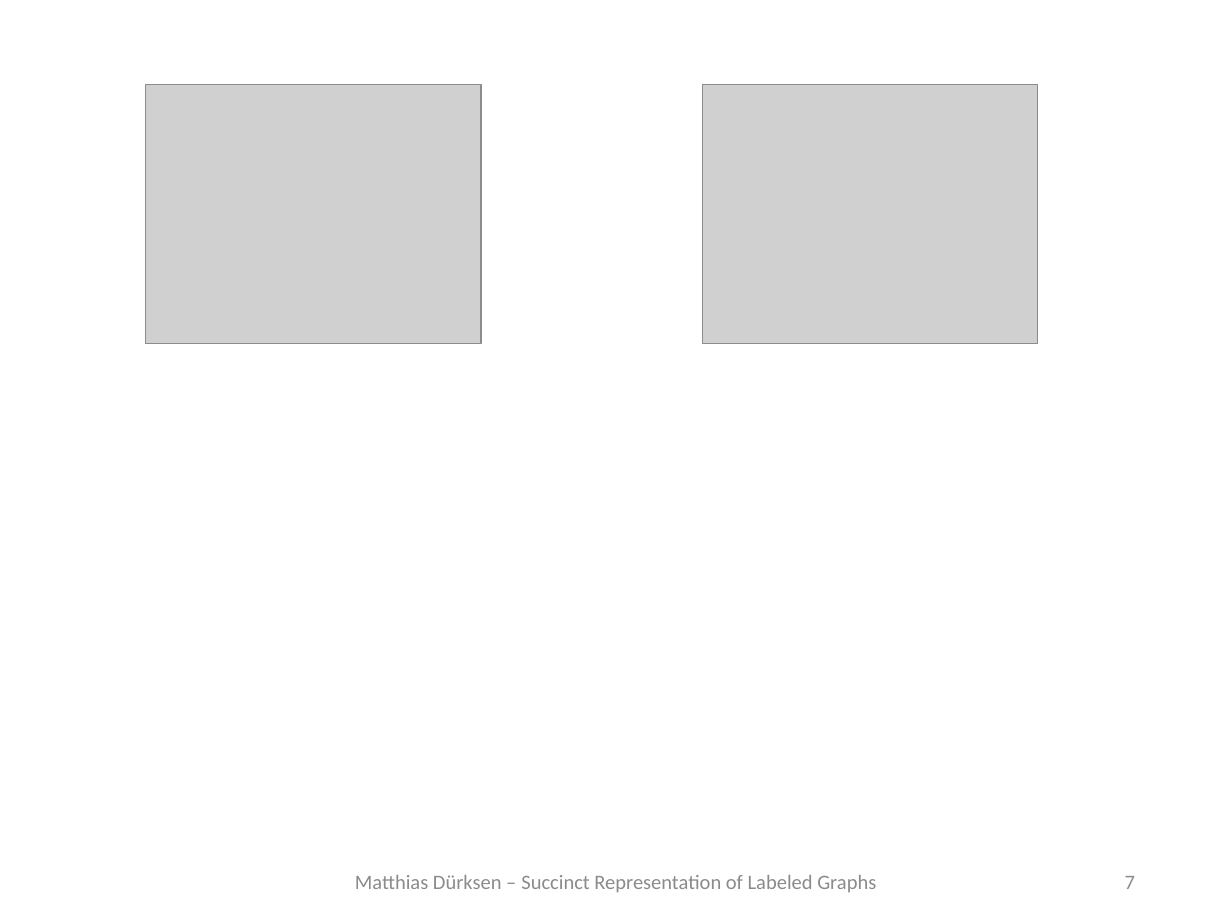
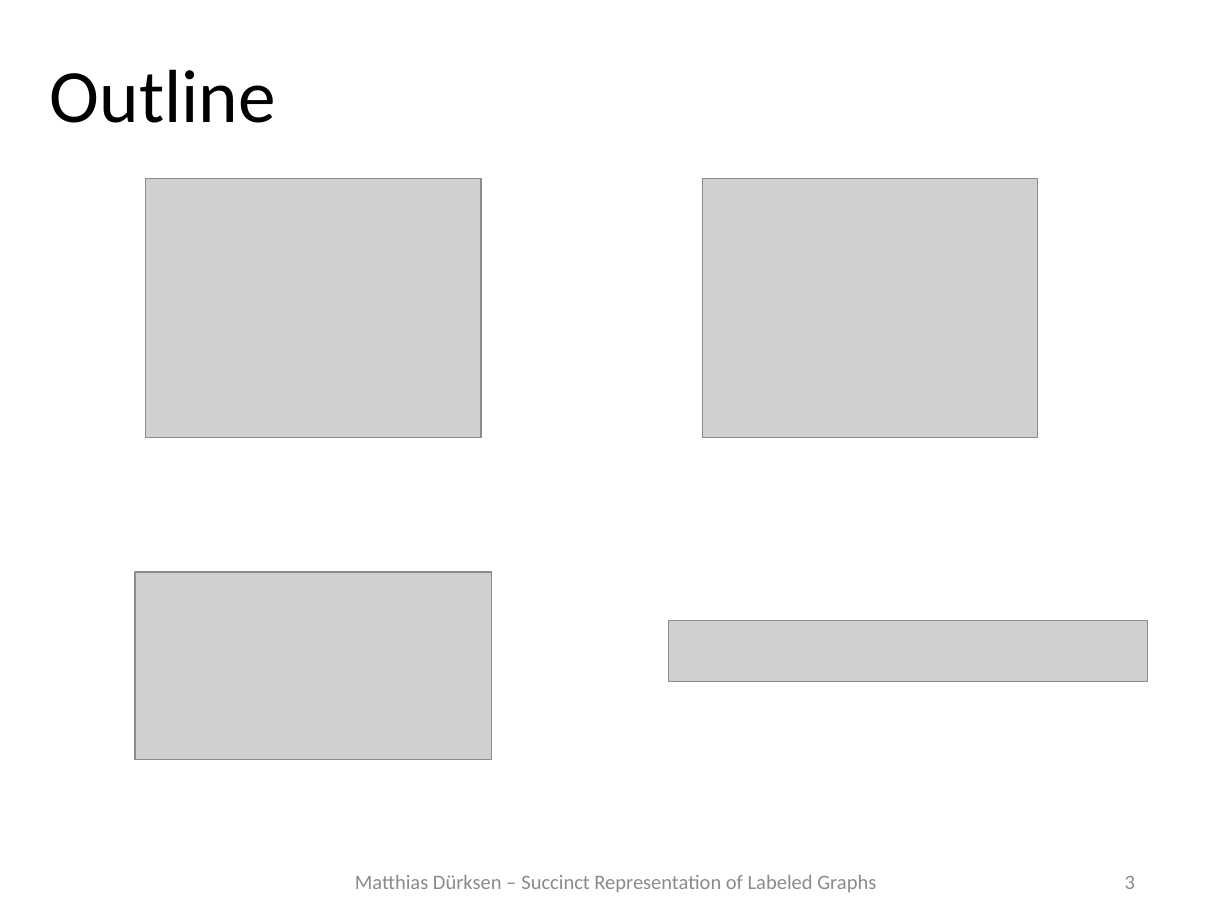
Before and after one commit to MatthiasDuerksen/Seminar_AlgCompressedGraphs, a slide deck: slide 3 of Talk/secondVersion/Talk_Duerksen_v2.pptx (slide 7 before the commit). Drawn at 1232x924 pixels with LibreOffice and Linux fonts; fonts in the diff are those of the drawing; grey boxes stand for pictures. Boxes give left, top, right and bottom in pixels: in the first picture for what was removed or moved away, otherwise in the second. Text is boxed around its words. In the diff, an @@ line names an element or a change of style, - is before the commit and + after.

```diff
--- a/Talk/secondVersion/Talk_Duerksen_v2.pptx
+++ b/Talk/secondVersion/Talk_Duerksen_v2.pptx
@@ title added at bbox=[50, 69, 276, 123], 44 pt, text #000000 @@
+Outline
@@ picture: place and size @@
-picture at bbox=[145, 84, 480, 344]
+picture at bbox=[145, 179, 480, 439]
@@ picture: place and size @@
-picture at bbox=[702, 84, 1037, 344]
+picture at bbox=[702, 179, 1037, 439]
@@ picture added at bbox=[136, 572, 492, 759] @@
@@ picture added at bbox=[669, 621, 1148, 683] @@
@@ page number at bbox=[1125, 876, 1135, 889]: text changed @@
-7
+3
```
Also in this commit, not shown: 13 other slides changed, 3 slides added, 34 other files.
